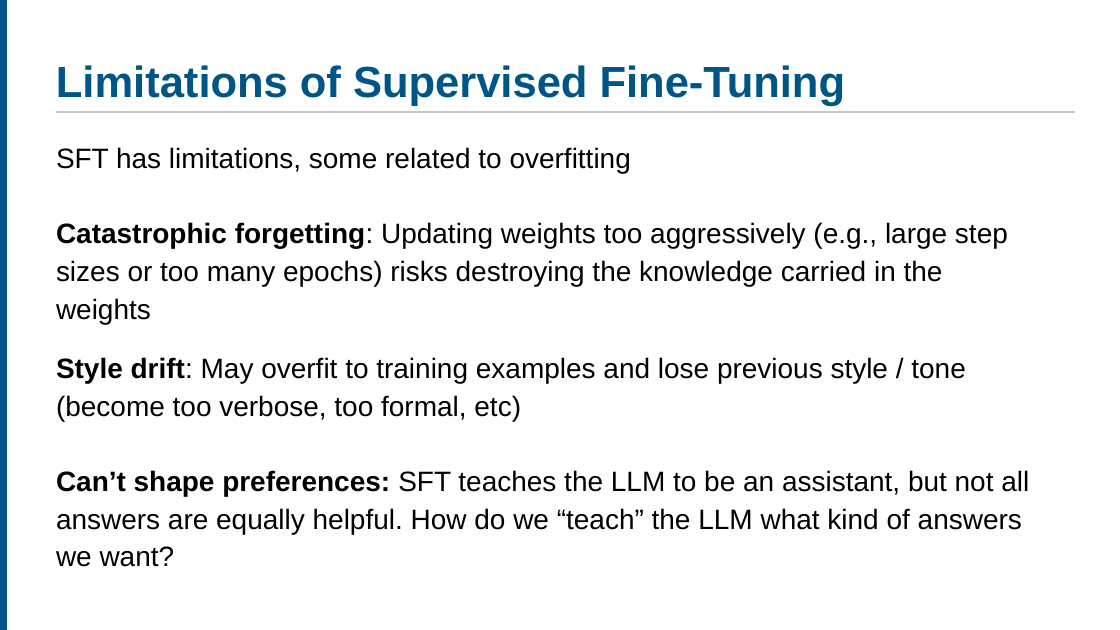
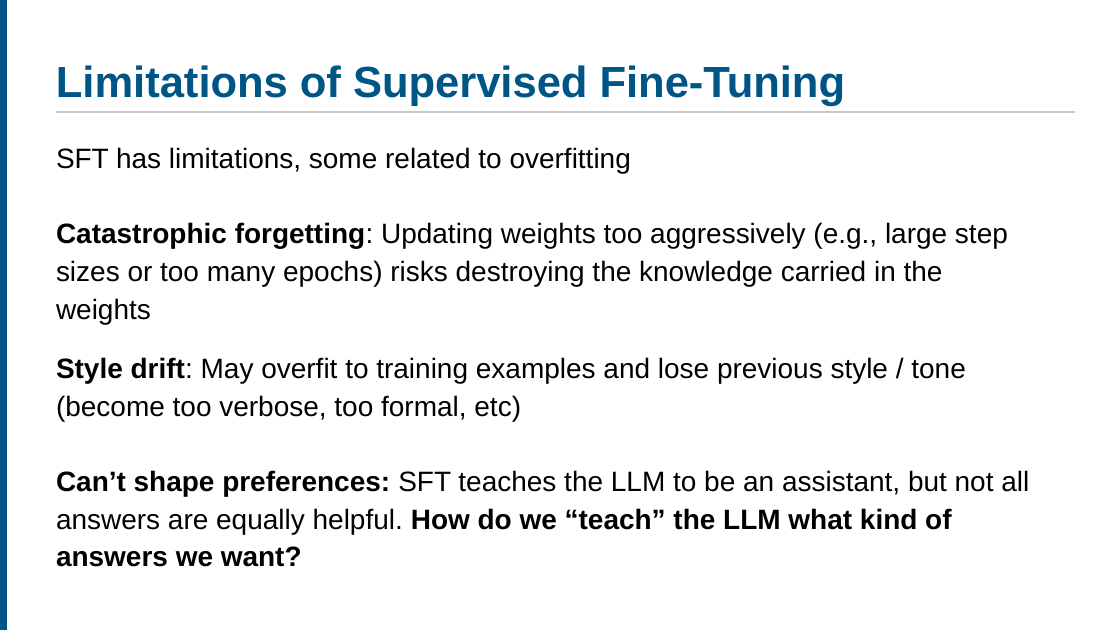
Before and after one commit to ucla-anderson-SSAI/SSAI, a slide deck: slide 12 of Slides/Week 7/Week7.pptx. Drawn at 1120x630 pixels with LibreOffice and Linux fonts; fonts in the diff are those of the drawing. Boxes give left, top, right and bottom in pixels: in the first picture for what was removed or moved away, otherwise in the second. Text is boxed around its words. In the diff, an @@ line names an element or a change of style, - is before the commit and + after.

```diff
--- a/Slides/Week 7/Week7.pptx
+++ b/Slides/Week 7/Week7.pptx
@@ text at box(56, 357, 1029, 567): bold on in "How do we “teach” the LLM what ..." @@
```
Also in this commit, not shown: 12 other slides changed, 2 other files.
